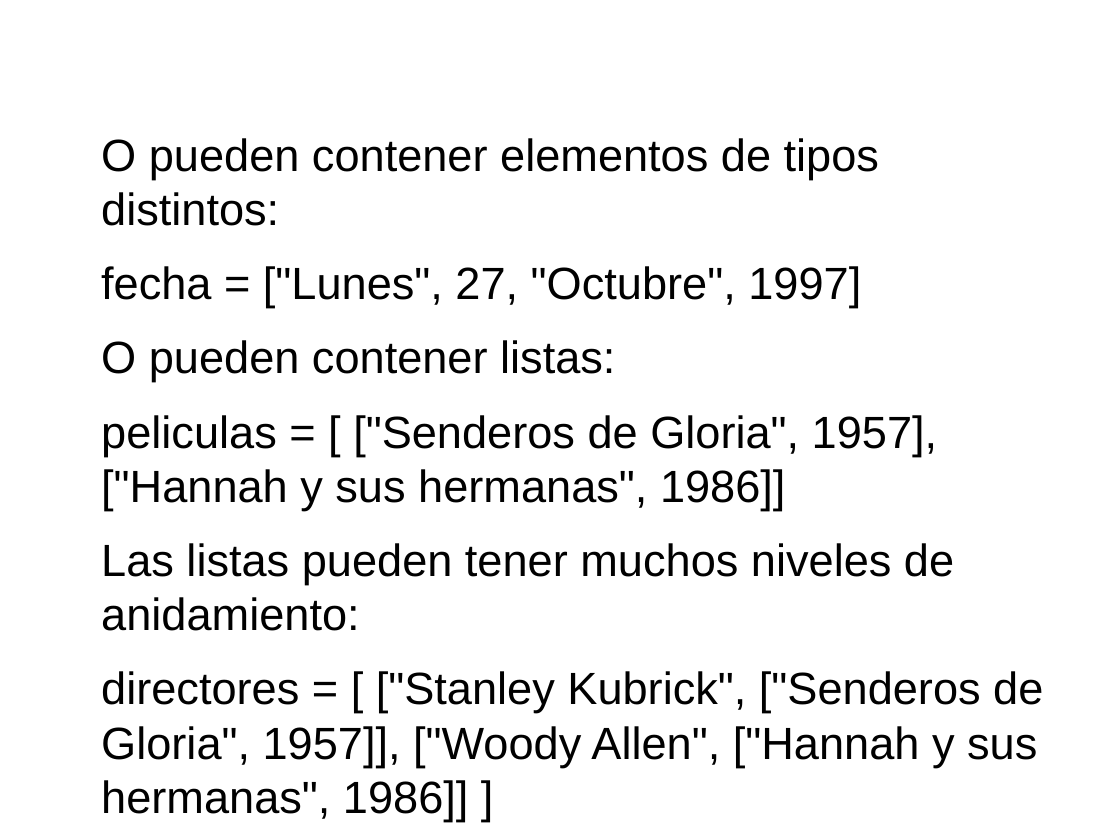
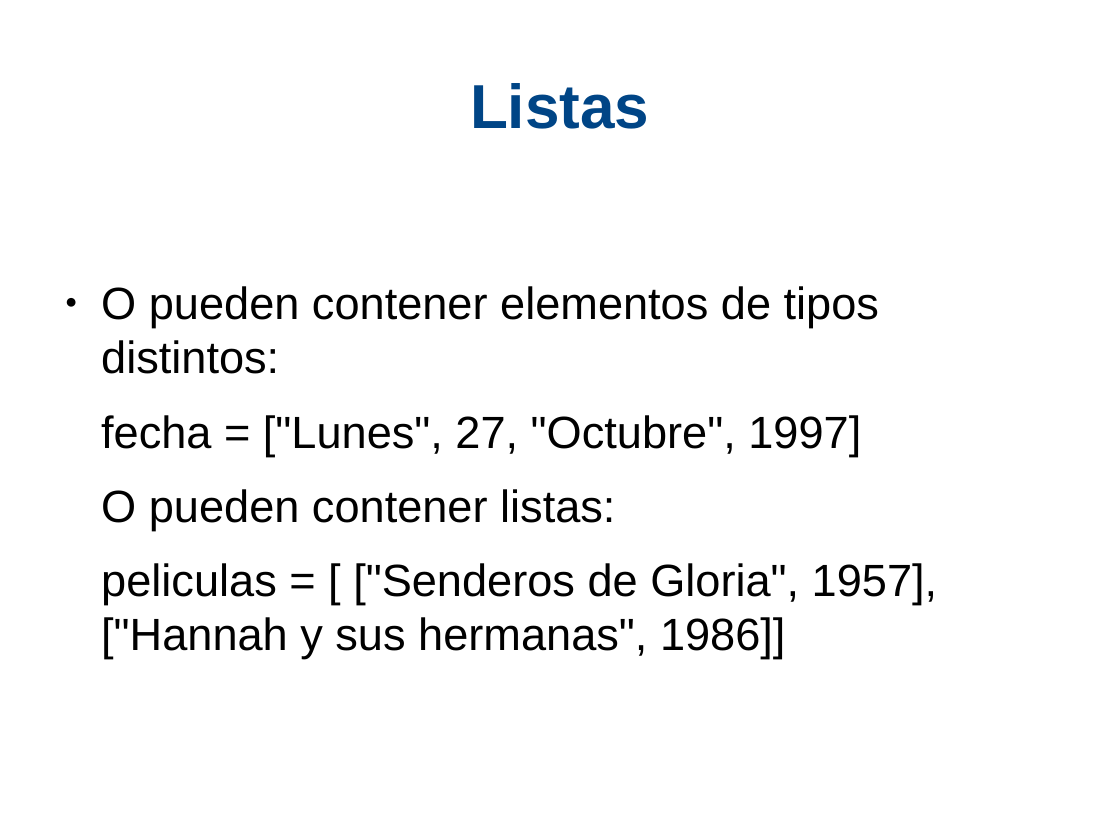
Before and after one commit to xDavidPM/Taller-Python, a slide deck: slide 17 of Python diapositiva.odp (slide 18 before the commit). Drawn at 1120x840 pixels with LibreOffice and Linux fonts; fonts in the diff are those of the drawing; background and template pictures are left out. Boxes give left, top, right and bottom in pixels: in the first picture for what was removed or moved away, otherwise in the second. Text is boxed around its words. In the diff, an @@ line names an element or a change of style, - is before the commit and + after.

```diff
--- a/Python diapositiva.odp
+++ b/Python diapositiva.odp
@@ title added at bbox=[470, 83, 649, 129], 44 pt, text #004586, bold @@
+Listas
@@ text at bbox=[101, 286, 879, 374]: bullet none to ● @@
@@ text at bbox=[101, 543, 1043, 767]: paragraphs removed @@
-Las listas pueden tener muchos niveles de anidamiento:
-directores = [ ["Stanley Kubrick", ["Senderos de Gloria", 1957]], ["Woody Allen", ["Hannah y sus hermanas", 1986]] ]
```
Also in this commit, not shown: 3 other slides changed, 5 slides added, 1 slide removed, 1 other file.
